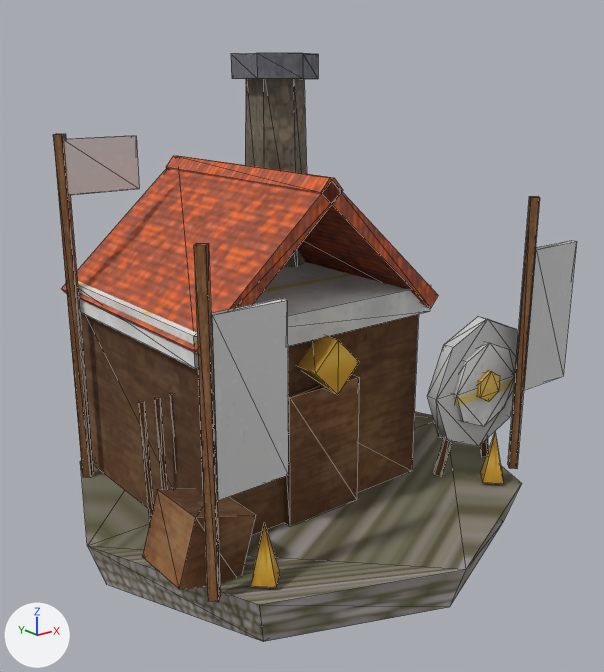
The glTF model assets/structures/outpost.glb: old version first, new version second.
Rendered twice from a 50 mm lens placed at (-3.27, -4.17, 2.95), pointed at (0.03, -0.04, 1.3). Lighting does not change. The marker at lower left points along +X, +Y and +Z. The picture after the commit comes second. Mesh edges are drawn as thin lines. Vertices at exactly the same position are counted once.

The first picture shows 'level2_outpost', 'outpost', 'spin_outpost'.
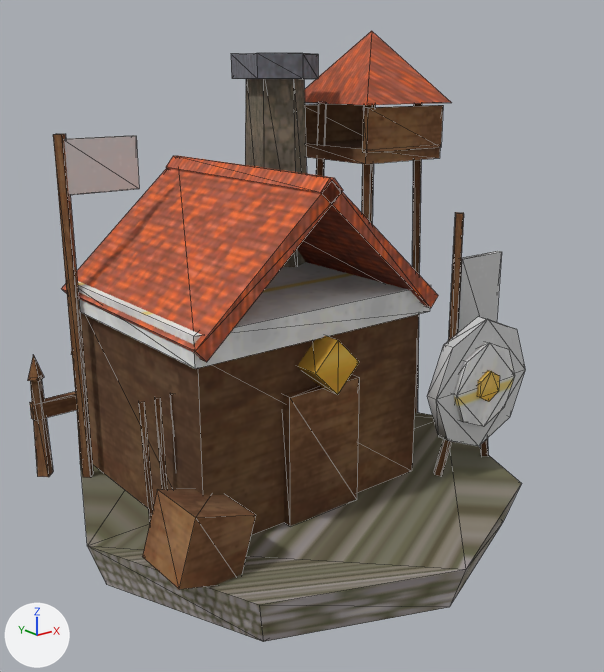
Changed parts and their boxes (x1, y1, x2, y2) in the pictures (604 x 672 px; the box of a moved part takes in the faces that stretch with it):
'level2_outpost', reshaped (10% taller): before (94, 196, 577, 602); after (28, 31, 502, 477)
part 1 of me_level2_outpost, moved or reshaped: before (194, 243, 220, 602); after (30, 379, 53, 477)
part 2 of me_level2_outpost, moved or reshaped (not visible before): after (28, 355, 44, 381)
part 3 of me_level2_outpost, moved or reshaped (not visible afterwards): before (508, 196, 540, 469)
part 4 of me_level2_outpost, moved or reshaped (not visible afterwards): before (250, 523, 280, 588)
part 5 of me_level2_outpost, moved or reshaped (not visible afterwards): before (480, 432, 504, 484)
part 6 of me_level2_outpost, added (brown): after (30, 391, 77, 421)
part 7 of me_level2_outpost, added (brown): after (306, 140, 440, 164)
part 8 of me_level2_outpost, added (brown): after (362, 105, 443, 153)
part 9 of me_level2_outpost, added: after (305, 104, 364, 143)
part 10 of me_level2_outpost, added (brown): after (448, 212, 464, 341)
part 11 of me_level2_outpost, added: after (457, 251, 502, 333)
part 12 of me_level2_outpost, deleted: before (211, 298, 288, 500)
part 13 of me_level2_outpost, deleted: before (524, 240, 577, 390)
part 14 of me_level2_outpost, added: after (77, 31, 452, 461)

The change, as a list of edits to the scene's bpy script:
```text
Change me_level2_outpost:
    used by ob_level2_outpost; location = (0.0, 0.0, 0.0)
    remove me_level2_outpost.from_pydata(...)  # 52 vertices, 72 faces; spans x -1.29..1.74, y -1.05..1.05, z 0.3..2.2
    remove me_level2_outpost.materials.append(mat_gold)
    add me_level2_outpost.from_pydata(...)  # 202 vertices, 288 faces; spans x -1.36..1.84, y -0.24..1.31, z 0.2..3.25
    me_level2_outpost part 1: the loose piece of 8 vertices spanning x -1.29..-1.21, y -0.94..-0.86, z 0.3..2.2 is scaled about its middle by (1.25, 1.25, 0.395), then moved by (-0.05, 2.15, -0.68)
    me_level2_outpost part 2: the loose piece of 5 vertices spanning x -1.05..-0.85, y 0.85..1.05, z 0.32..0.68 is scaled about its middle by (0.6, 0.6, 0.514), then moved by (-0.35, 0.3, 0.52), in mat_wood
    me_level2_outpost part 3: the loose piece of 8 vertices spanning x 1.21..1.29, y -0.94..-0.86, z 0.3..2.2 is scaled about its middle by (1.25, 1.25, 0.395), then moved by (-1.9, 2.15, -0.68)
    me_level2_outpost part 4: the loose piece of 5 vertices spanning x -1.05..-0.85, y -1.05..-0.85, z 0.32..0.68 is scaled about its middle by (0.6, 0.6, 0.514), then moved by (0.3, 2.2, 0.52), in mat_wood
    me_level2_outpost part 5: the loose piece of 5 vertices spanning x 0.85..1.05, y -1.05..-0.85, z 0.32..0.68 is scaled about its middle by (0.6, 0.6, 0.514), then moved by (-1.28, 2.2, 0.64), in mat_wood
    me_level2_outpost part 6: a new loose piece, a box spanning x -1.35..1.35, y 1.22..1.28, z 0.64..0.76, in mat_wood
    me_level2_outpost part 7: a new loose piece, a box spanning x 0.775..1.525, y 0.175..0.925, z 2.35..2.45, in mat_wood
    me_level2_outpost part 8: a new loose piece, a box spanning x 0.775..1.525, y 0.165..0.215, z 2.43..2.73, in mat_wood
    me_level2_outpost part 9: a new loose piece, a box spanning x 0.775..1.525, y 0.885..0.935, z 2.43..2.73, in mat_wood
    me_level2_outpost part 10: the loose piece of 8 vertices spanning x 1.21..1.29, y -0.94..-0.86, z 0.3..2.2 is copied, and the copy is scaled about its middle by (1, 1, 0.947), then moved by (0.1, 0.7, -0.15); it spans x 1.31..1.39, y -0.24..-0.16, z 0.2..2.0
    me_level2_outpost part 11: a new loose piece, a box spanning x 1.385..1.835, y -0.22..-0.18, z 0.751..1.661, in mat_team_cloth
    me_level2_outpost part 12: the loose piece of 8 vertices spanning x -1.22..-0.76, y -0.92..-0.88, z 0.88..1.86 is deleted
    me_level2_outpost part 13: the loose piece of 8 vertices spanning x 1.28..1.74, y -0.92..-0.88, z 0.88..1.86 is deleted
    me_level2_outpost part 14: 69 vertices added at x -1.03..1.57, y 0.13..1.31, z 0.2..3.25
    other edits to the shape of me_level2_outpost do not show in these pictures
    add me_level2_outpost.materials.append(mat_roof)
```
